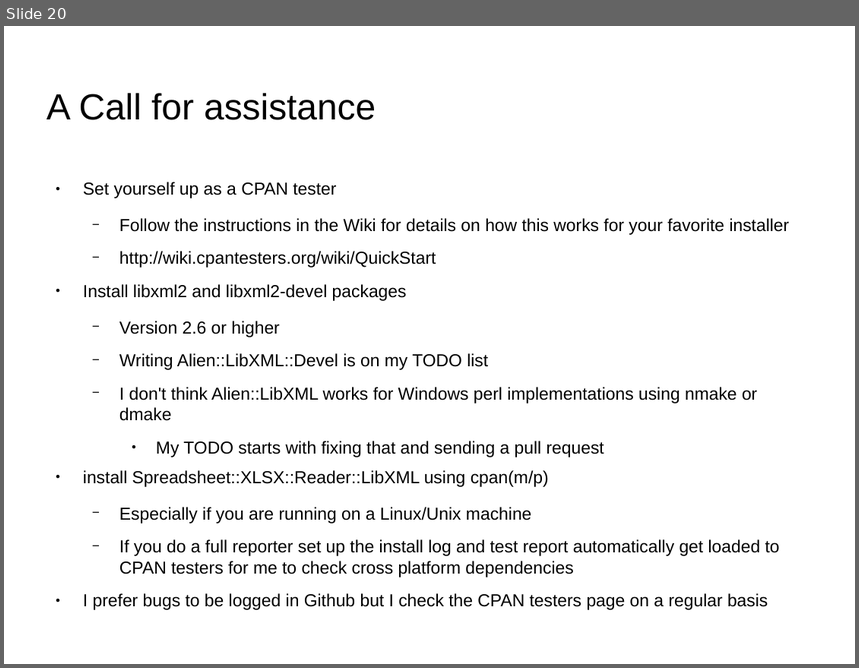
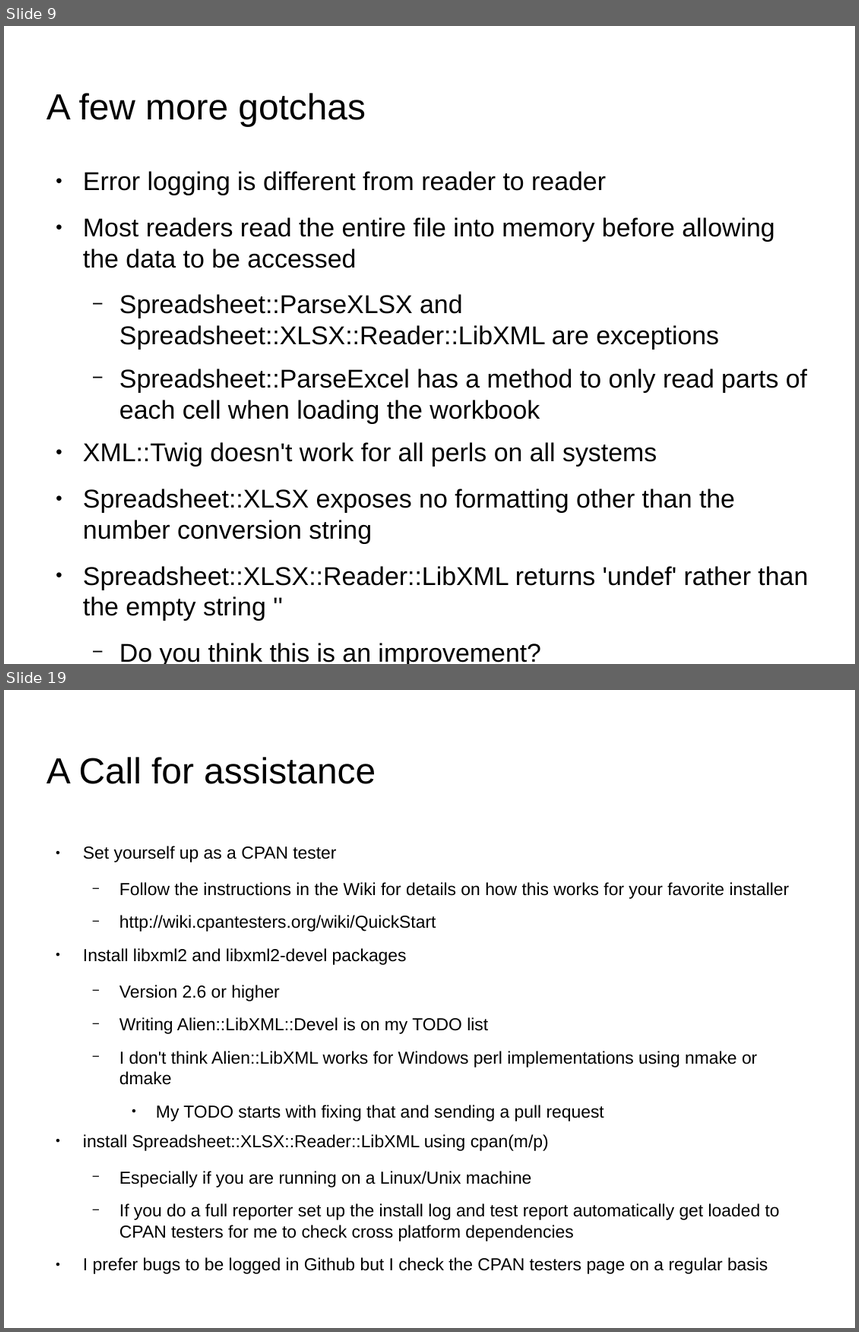
Before and after one commit to jandrew/Spreadsheet-XLSX-Reader-LibXML, a slide deck: Presentation/SVPerlTalk.odp. Shown one above the other, each under a label of ours: slide 20 before the commit, slides 9 and 19 after it; the slides between them are not shown. The pictures are 859x668 and 859x1332 pixels, drawn with LibreOffice and Linux fonts; fonts in the diff are those of the drawing; background and template pictures are left out. Boxes give left, top, right and bottom in pixels: in the first picture for what was removed or moved away, otherwise in the second. Text is boxed around its words. In the diff, an @@ line names an element or a change of style, - is before the commit and + after.

Commit message:
! Fixed a bug in the error reporting for the value method in the cell ! Fixed a bug where the sheet position wasn't set correctly when calling for worksheet generation by name 	added a test file for this case ! Improved temp dir cleanup in error situations - with less code 	this inclues a new explicit DEMOLISH at the cell level

```diff
--- a/Presentation/SVPerlTalk.odp
+++ b/Presentation/SVPerlTalk.odp
@@ slide 9 added at [4, 26, 855, 664], background picture (left out) @@
@@ title added at [47, 93, 366, 126], 33.9 pt, text #000000 @@
+A few more gotchas
@@ text added at [83, 171, 808, 621], 24.1 pt, text #000000 @@
+● Error logging is different from reader to reader
+● Most readers read the entire file into memory before allowing the data to be accessed
+  − Spreadsheet::ParseXLSX and Spreadsheet::XLSX::Reader::LibXML are exceptions
+  − Spreadsheet::ParseExcel has a method to only read parts of each cell when loading the workbook
+● XML::Twig doesn't work for all perls on all systems
+● Spreadsheet::XLSX exposes no formatting other than the number conversion string
+● Spreadsheet::XLSX::Reader::LibXML returns 'undef' rather than the empty string ''
+  − Do you think this is an improvement?
@@ what was slide 20 is now slide 19 @@
```
Also in this commit, not shown: 10 slides changed, 3 other slides added, 5 slides removed, 47 other files.
